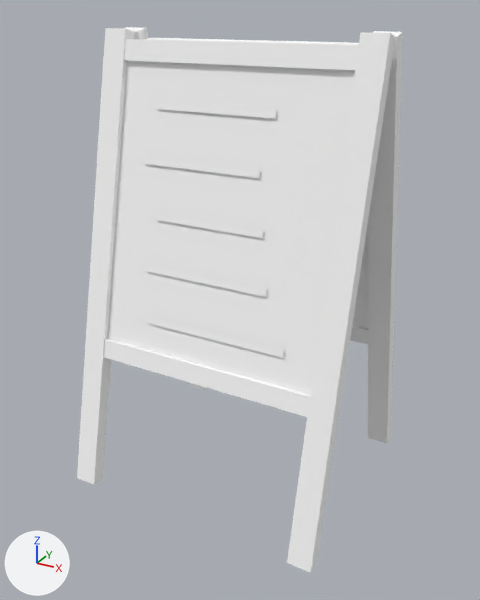
A saved change to the glTF model games/yorimichi/assets/belmonte/meshes/SM_BM_BP_Chalkboard.glb.
Camera for both pictures: a 50 mm camera at (0.633, -1.157, 0.99) aimed at (0.008, -0.022, 0.422). The lights are fixed; the arrows at lower left show +X, +Y and +Z. The picture after the commit comes second. Vertices at exactly the same position are counted once.

In view in the first picture: 'SM_BM_BP_Chalkboard'.
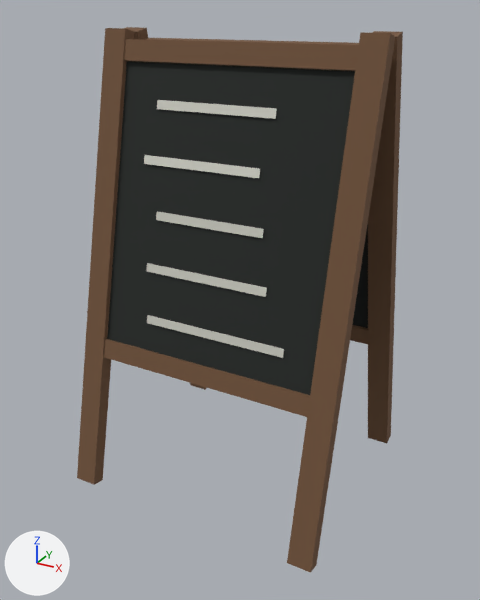
What differs and where, as boxes [x1, y1, x2, y2] in the pictures (480 x 600 px):
part 1 of me_sm_bp_chalkboard, recoloured (darker): [77, 27, 403, 573] in both
part 2 of me_sm_bp_chalkboard, recoloured (white to light grey): [144, 100, 284, 358] in both

What the commit changed:
me_sm_bp_chalkboard has 120 vertices, 124 faces and spans x -0.29..0.29, y -0.255..0.255, z -0.003..0.953.
me_sm_bp_chalkboard is used by ob_sm_bm_bp_chalkboard; location (0.0, 0.0, 0.0).
me_sm_bp_chalkboard part 1: 104 faces centred in x -0.29..0.29, y -0.245..0.245, z -0.001..0.951 are repainted in the vertex colours; the middle colour goes from white #ffffff to brown #72533a.
me_sm_bp_chalkboard part 2: 20 faces centred in x -0.095..0.07, y -0.156..0.156, z 0.397..0.821 are repainted in the vertex colours; the middle colour goes from white #ffffff to light grey #d0d0c6.
